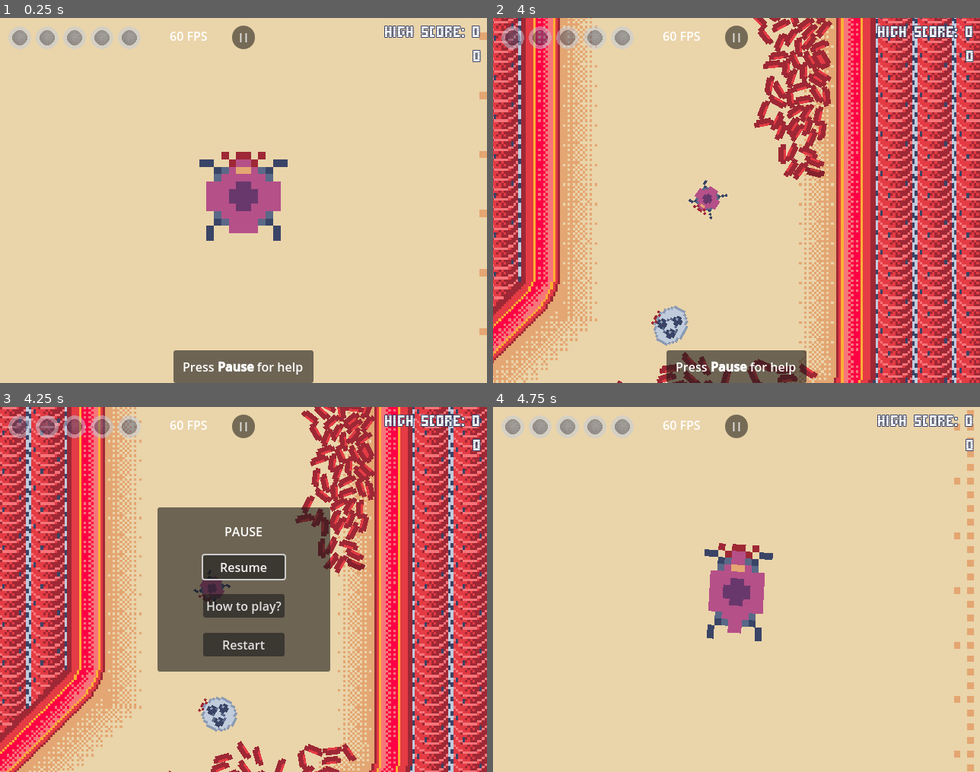
Above: before the commit, frames 1-4 (two rows, left to right).
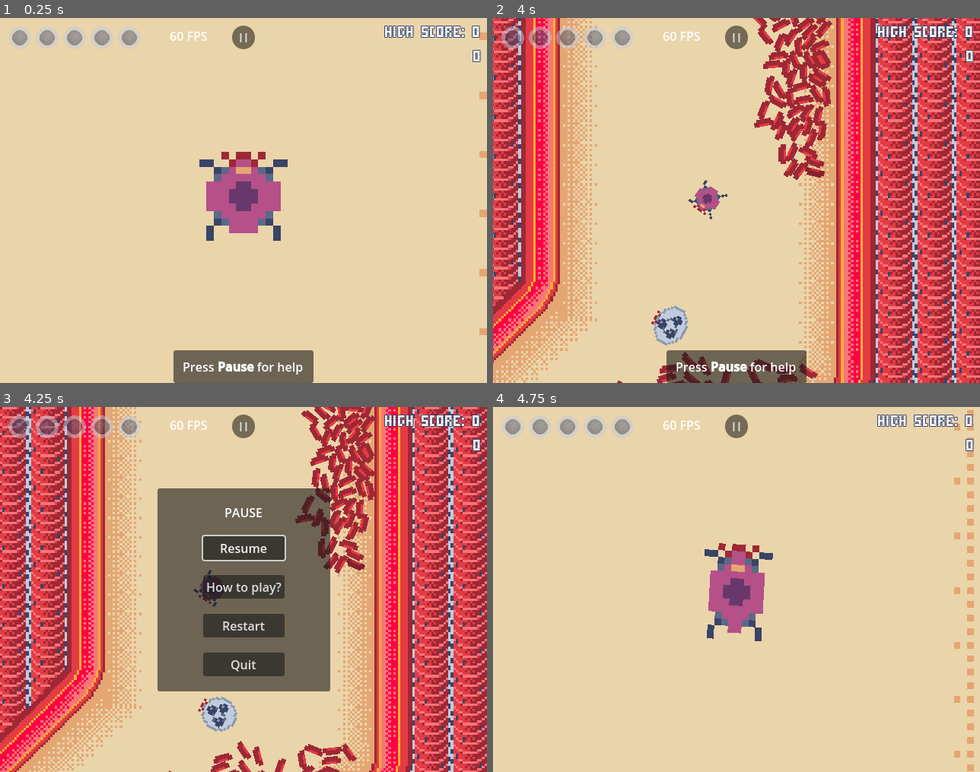
Above: after the commit, the same moments.

Repository: BertrandBordage/Bloody-Sarcoma
Game: Godot game, scene res://level_0.tscn
Two runs of this game, one before a commit and one after it. Both use one fixed random seed, a clock stepped at 60 frames per second and the inputs below. Sound files missing from this copy of the repository are replaced by a short silence.
Inputs (mouse positions are in pixels of both pictures, inside the frame that each line leads up to):
- Up to frame 1 (0.25 s): no input
- Up to frame 2 (4 s): tap B every 0.75 s from 0.5 to 3.5 s; move the mouse to (843, 182) at 0.52 s; hold Right (right) 0.53-1.25 s; tap Space (metastasize) at 0.6, 2.1, 3.6 s; click (843, 182) at 0.67 s; drag from (639, 218) to (819, 204) at 1.27 s; move the mouse to (785, 120) at 2.02 s; hold Right (right) 2.03-2.75 s; drag from (712, 273) to (590, 145) at 2.77 s; move the mouse to (882, 255) at 3.52 s; hold Left (left) from 3.53 s (still down)
- Up to frame 3 (4.25 s): keep holding Left (left); tap Escape (pause) at 4.15 s
- Up to frame 4 (4.75 s): release Left (left) at 4.25 s; click "Restart" at 4.25 s

Frames 1-2 are identical in both runs. In frame 3, 9.0% of the frame differs, in the area x 32-68%, y 22-78%; in frame 4, nothing differs.

Commit message:
Adds a quit button, but not on HTML5.

Diff:
--- a/ui/pause_overlay.gd
+++ b/ui/pause_overlay.gd
@@ -7,6 +7,8 @@
 func _ready():
     get_tree().paused = true
     %ResumeButton.grab_focus()
+    if OS.get_name() == "HTML5":
+        %QuitButton.queue_free()
 
 
 func _exit_tree():
@@ -32,3 +34,7 @@
     var help_panel = help_panel_scene.instantiate()
     help_panel.closed.connect(func (): %HelpButton.grab_focus())
     add_child(help_panel)
+
+
+func _on_quit_button_pressed():
+    get_tree().quit()
--- a/ui/pause_overlay.tscn
+++ b/ui/pause_overlay.tscn
@@ -51,6 +51,12 @@
 layout_mode = 2
 text = "Restart"
 
+[node name="QuitButton" type="Button" parent="PanelContainer/MarginContainer/VBoxContainer"]
+unique_name_in_owner = true
+layout_mode = 2
+text = "Quit"
+
 [connection signal="pressed" from="PanelContainer/MarginContainer/VBoxContainer/ResumeButton" to="." method="_on_resume_button_pressed"]
 [connection signal="pressed" from="PanelContainer/MarginContainer/VBoxContainer/HelpButton" to="." method="_on_help_button_pressed"]
 [connection signal="pressed" from="PanelContainer/MarginContainer/VBoxContainer/RestartButton" to="." method="_on_restart_button_pressed"]
+[connection signal="pressed" from="PanelContainer/MarginContainer/VBoxContainer/QuitButton" to="." method="_on_quit_button_pressed"]
